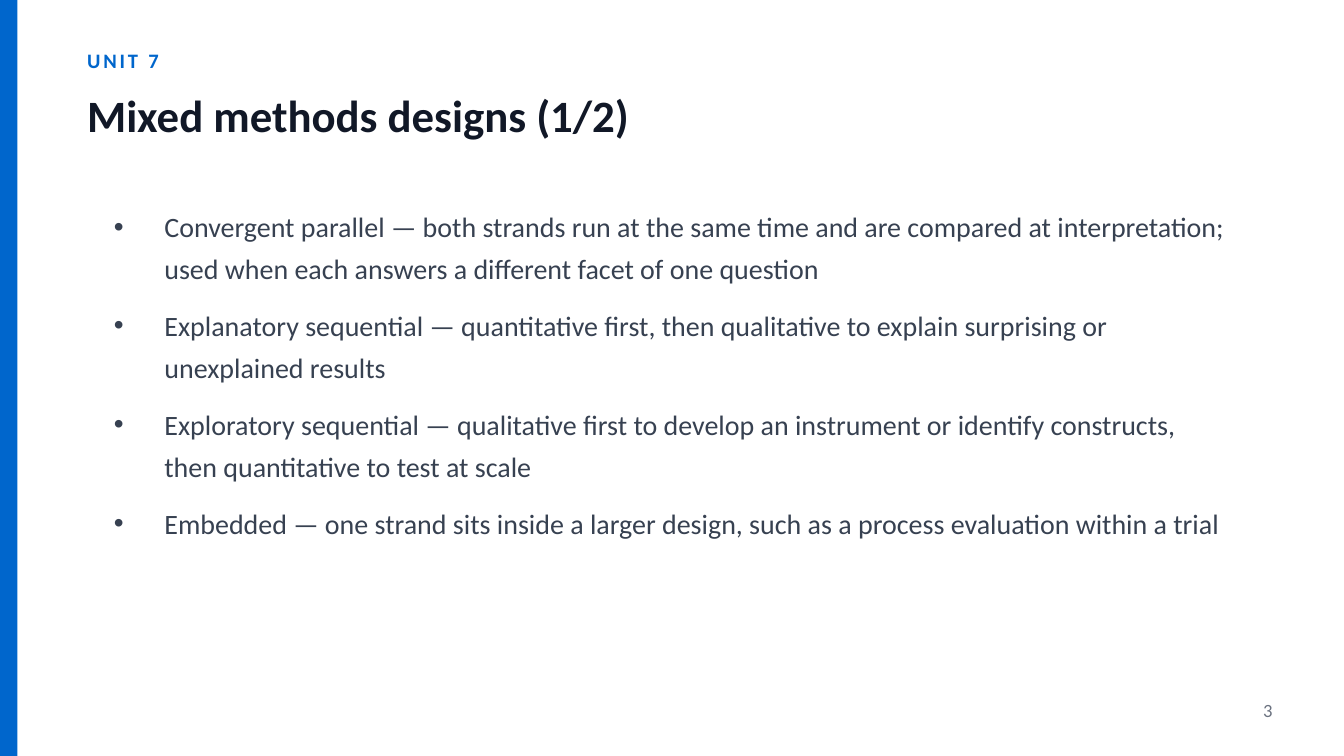
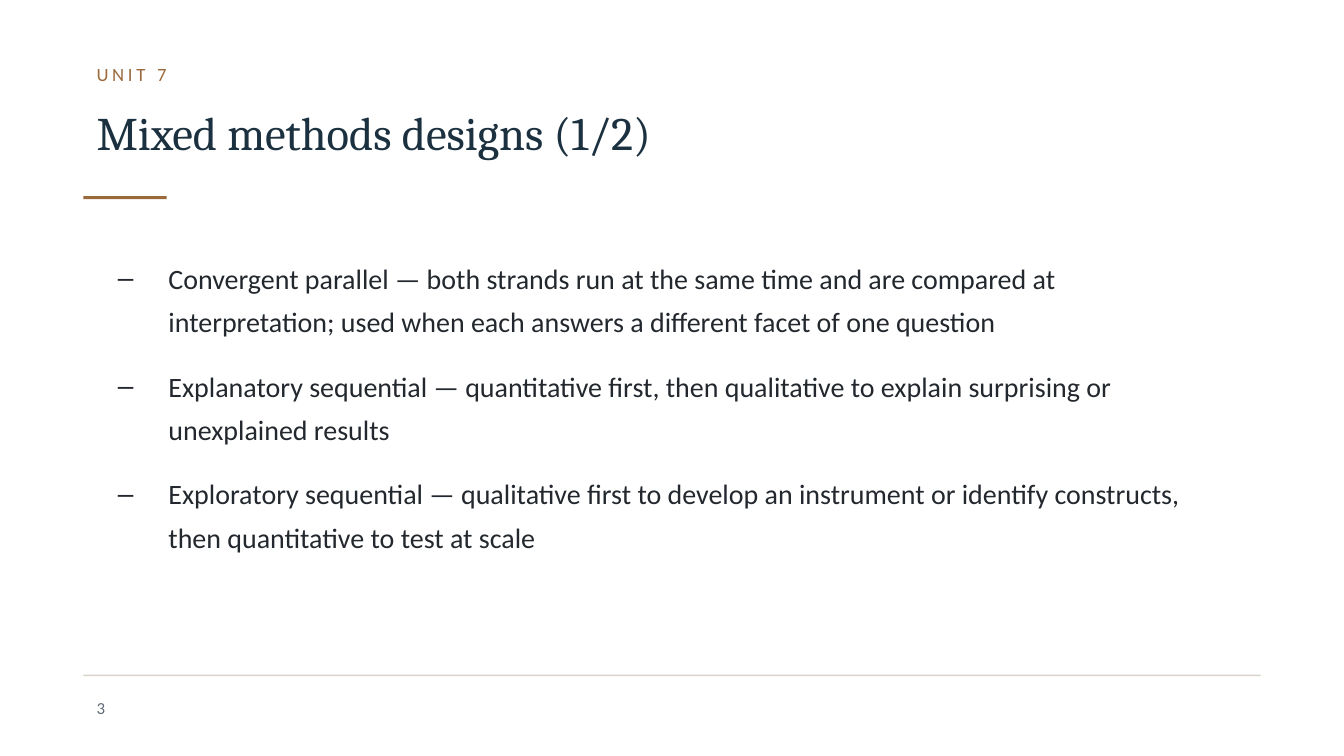
Before and after one commit to JesseAnak7534/ICBB, a slide deck: slide 3 of icbb-website/materials/research-methods/unit-07-slides.pptx. Drawn at 1344x756 pixels with LibreOffice and Linux fonts; fonts in the diff are those of the drawing; background and template pictures are left out. Boxes give left, top, right and bottom in pixels: in the first picture for what was removed or moved away, otherwise in the second. Text is boxed around its words. In the diff, an @@ line names an element or a change of style, - is before the commit and + after.

Commit message:
Ship PowerPoint only for slides, and redesign the materials typography
Two complaints, both fair.

Slides were HTML as well as PowerPoint
- The generator wrote 23 HTML slide decks alongside the .pptx files, so the
  folder looked like a pile of web pages. Slides are now PowerPoint only.
- The HTML used to lay out the PDFs is an intermediate and goes to a scratch
  directory. The generator also deletes anything that is not .pptx or .pdf
  from materials/, so stale formats cannot accumulate.
- materials/ went from 46 files to 23: 11 decks and 12 PDFs.
- The API no longer serves .html at all — serving arbitrary HTML from a path
  parameter was a liability once nothing needed it.

The design looked generated
- Dropped the blue-to-green gradient, the rounded accent bar and the circular
  badges. Title slides are now one solid ink ground with a single bronze rule;
  content slides lead with a serif heading over a short rule.
- Typography is Constantia for reading text and Corbel for labels and tables,
  in the decks and the PDFs alike, so the two formats read as one set.
- Bullets are an en dash rather than a filled disc; tables use hairline rules
  instead of banded fills; the palette is ink and bronze on paper.
- Handouts gained a proper masthead, an italic standfirst and a running foot.

Fonts: web fonts were tried and abandoned. Only a family already in Chrome's
cache rendered — Spectral came through while IBM Plex Sans, Archivo, Source
Sans 3, Work Sans and Karla all silently fell back — so the same source
produced different PDFs on different runs. Constantia and Corbel ship with
Windows and Office, embed into the PDF, and are what the decks use, so the
build is reproducible.

Verified: Constantia and Corbel both embedded in the PDFs; decks pass a full
XML well-formedness check across 100 parts with 48 native bullet paragraphs
and no drawn-shape text.

```diff
--- a/icbb-website/materials/research-methods/unit-07-slides.pptx
+++ b/icbb-website/materials/research-methods/unit-07-slides.pptx
@@ rectangle removed at (0,0,17,756) @@
@@ text "UNIT 7": place and size @@
-text "UNIT 7" at (87,54,158,68)
+text "UNIT 7" at (97,69,166,81)
@@ text "UNIT 7" at (97,69,166,81): size 11 to 10 pt, text colour #0066CC to #9A6A3C, letter spacing 1.5 to 2 pt, bold off @@
@@ text "Mixed methods designs (1/2)": place and size @@
-text "Mixed methods designs (1/2)" at (87,99,628,140)
+text "Mixed methods designs (1/2)" at (97,117,651,160)
@@ text "Mixed methods designs (1/2)" at (97,117,651,160): size 24 to 25 pt, font Calibri to Cambria, text colour #111827 to #1C3140, bold off @@
@@ rectangle added at (83,196,167,199), fill #9A6A3C @@
@@ text "Convergent parallel — both strands ...": place and size @@
-text "Convergent parallel — both strands ..." at (164,217,1223,539)
+text "Convergent parallel — both strands ..." at (168,269,1180,553)
@@ text "Convergent parallel — both strands ..." at (168,269,1180,553): text colour #374151 to #23282E; bullet • to –; line spacing 1.25 to 1.3; more space between paragraphs @@
@@ text at (164,514,1218,539): paragraph removed @@
-• Embedded — one strand sits inside a larger design, such as a process evaluation within a trial
@@ rectangle added at (83,675,1261,676), fill #D8D3CB @@
@@ page number: place and size @@
-page number at (1263,705,1272,717)
+page number at (97,703,106,714)
@@ page number at (97,703,106,714): size 10 to 9 pt, text colour #6B7280 to #5F6B76 @@
```
Also in this commit, not shown: 17 other slides changed, 49 other files.
